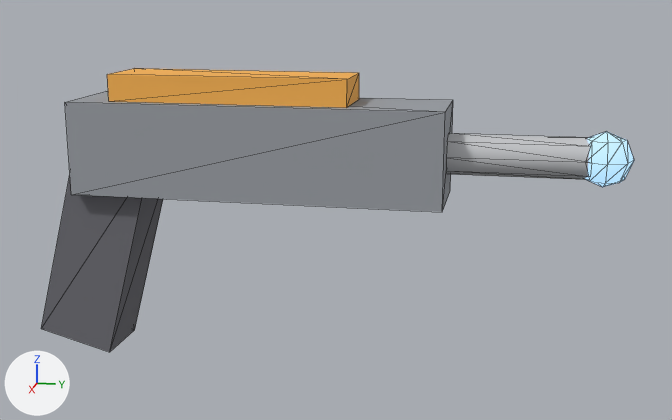
The OBJ model assets/models/repair_tool.obj, before and after one commit.
Camera for both pictures: a 50 mm lens placed at (0.671, 0.271, 0.122), pointed at (-0.005, 0.136, -0.047). The axes (+X, +Y, +Z) are drawn at lower left. The lights are the same throughout. The first picture is the older version. Mesh edges are drawn as thin lines. Where no turn or scale is listed for an object, it has been applied to the vertices.

In view in the first picture: 'repair_tool'.
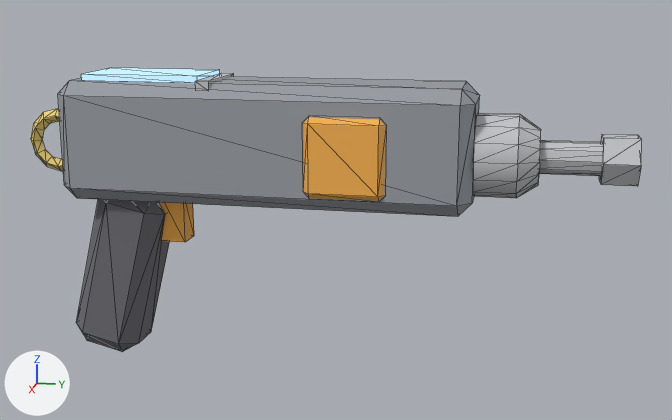
Changed parts and their boxes [x1, y1, x2, y2] in the pictures (672 x 420 px):
'repair_tool', reshaped: before [41, 68, 634, 352]; after [31, 68, 642, 352]
part 1 of me_repair_tool, added (orange): after [159, 202, 194, 242]
part 2 of me_repair_tool, added: after [81, 68, 220, 83]
part 3 of me_repair_tool, added: after [195, 73, 234, 90]
part 4 of me_repair_tool, added: after [539, 140, 603, 176]
part 5 of me_repair_tool, added: after [599, 134, 642, 186]
part 6 of me_repair_tool, rebuilt: before [41, 175, 163, 352]; after [76, 199, 170, 352]
part 7 of me_repair_tool, rebuilt (9% wider, 17% taller): before [65, 92, 453, 212]; after [58, 77, 480, 217]
part 8 of me_repair_tool, added (yellow): after [31, 109, 63, 171]
part 9 of me_repair_tool, added: after [473, 113, 541, 198]
part 10 of me_repair_tool, added (orange): after [303, 117, 385, 201]
part 11 of me_repair_tool, deleted: before [585, 131, 634, 187]
part 12 of me_repair_tool, deleted (orange): before [107, 68, 359, 108]
part 13 of me_repair_tool, deleted: before [446, 133, 590, 180]

Patch to the scene script:
```diff
--- a/assets/models/repair_tool.obj.py
+++ b/assets/models/repair_tool.obj.py
@@ mat_handrail @@
+mat_handrail = principled_material('handrail')
+mat_handrail.base_color = (0.86, 0.66, 0.2)  # yellow #efd47c
+mat_handrail.roughness = 0.781
@@ me_repair_tool @@
 # used by ob_repair_tool; location = (0.0, 0.0, 0.0)
-me_repair_tool.from_pydata(...)  # 68 vertices, 116 faces; spans x -0.035..0.035, y -0.1..0.35, z -0.165..0.055
+me_repair_tool.from_pydata(...)  # 218 vertices, 376 faces; spans x -0.04..0.04, y -0.11..0.352, z -0.169..0.055
+# me_repair_tool part 1: a new loose piece, a box spanning x -0.01..0.01, y 0.0..0.02, z -0.075..-0.035, in mat_trim_orange (orange #f9b350)
+# me_repair_tool part 2: a new loose piece, a box spanning x -0.026..0.026, y -0.05..0.04, z 0.05..0.055, in mat_engine_glow (grey #7c7c7c, glowing blue #aadaff)
+# me_repair_tool part 3: a new loose piece, a box spanning x -0.03..0.03, y 0.04..0.05, z 0.045..0.052, in mat_metal (light grey #c4c5c8)
+# me_repair_tool part 4: a new loose piece, a 10-sided cylinder along y spanning x -0.012..0.012, y 0.28..0.35, z -0.011..0.011, in mat_metal (light grey #c4c5c8)
+# me_repair_tool part 5: a new loose piece, a 6-sided cylinder along y spanning x -0.019..0.019, y 0.327..0.352, z -0.016..0.016, in mat_metal (light grey #c4c5c8)
+# me_repair_tool part 6: the loose piece of 8 vertices spanning x -0.025..0.025, y -0.1..0.0, z -0.165..0.005 is rebuilt with 24 vertices and now spans x -0.025..0.025, y -0.075..0.005, z -0.169..-0.031
+# me_repair_tool part 7: the loose piece of 8 vertices spanning x -0.035..0.035, y -0.06..0.22, z -0.035..0.035 is rebuilt with 24 vertices and now spans x -0.036..0.036, y -0.07..0.24, z -0.04..0.05
+# me_repair_tool part 8: a new loose piece of 48 vertices spanning x -0.005..0.005, y -0.11..-0.06, z -0.025..0.025, in mat_handrail (yellow #efd47c)
+# me_repair_tool part 9: a new loose piece of 42 vertices spanning x -0.03..0.03, y 0.24..0.285, z -0.029..0.029, in mat_metal (light grey #c4c5c8)
+# me_repair_tool part 10: a new loose piece of 24 vertices spanning x -0.04..0.04, y 0.12..0.18, z -0.03..0.03, in mat_trim_orange (orange #f9b350)
+# me_repair_tool part 11: the loose piece of 26 vertices spanning x -0.02..0.02, y 0.31..0.35, z -0.02..0.02 is deleted
+# me_repair_tool part 12: the loose piece of 8 vertices spanning x -0.025..0.025, y -0.03..0.15, z 0.035..0.055 is deleted
+# me_repair_tool part 13
+# 18 vertices are removed from x -0.015..0.015, y 0.22..0.32, z -0.015..0.015
+# 32 faces are deleted
 me_repair_tool.materials.append(mat_tool_grip)
@@ me_repair_tool @@
 me_repair_tool.materials.append(mat_engine_glow)
+me_repair_tool.materials.append(mat_handrail)  # yellow #efd47c
```
